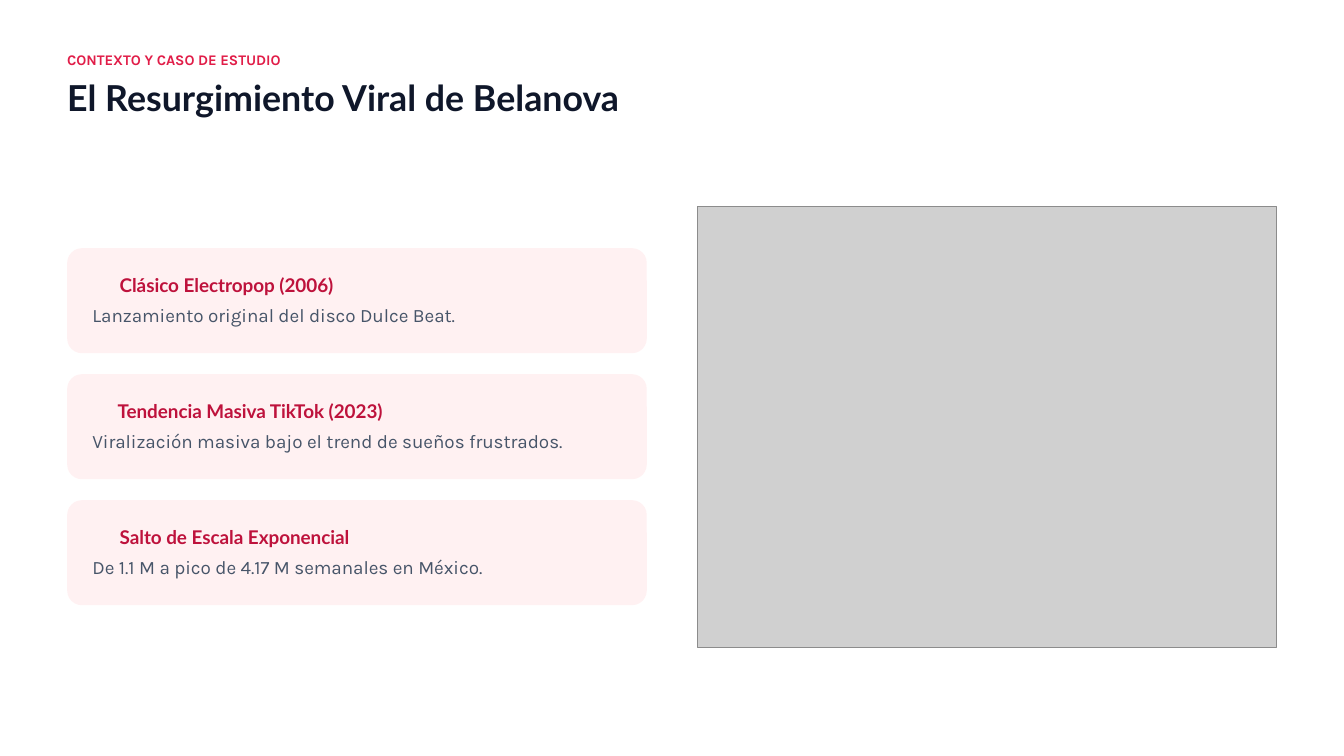
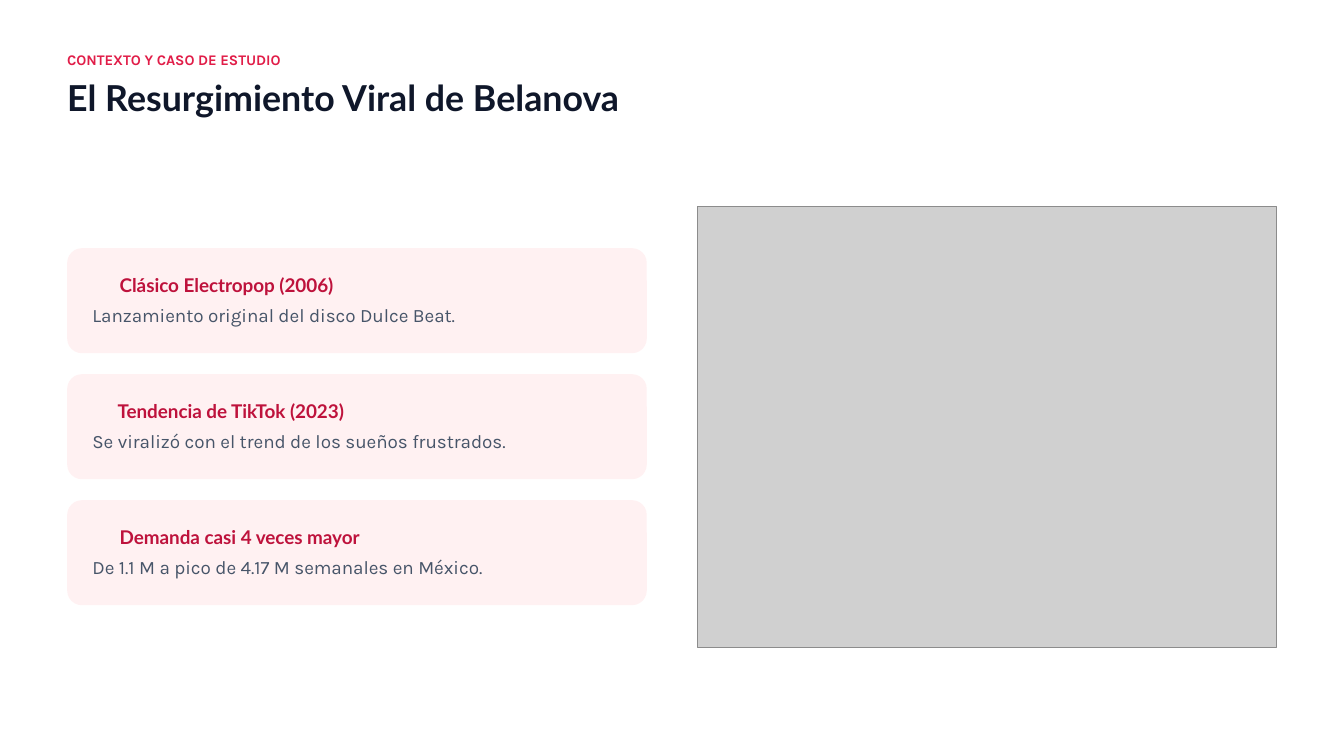
Before and after one commit to PedroGattiUCC/metodos-numericos-rosa-pastel, a slide deck: slide 2 of ENTREGABLES/Presentacion_Rosa_Pastel_Metodos_Numericos.pptx. Drawn at 1344x756 pixels with LibreOffice and Linux fonts; fonts in the diff are those of the drawing; grey boxes stand for pictures; background and template pictures are left out. Boxes give left, top, right and bottom in pixels: in the first picture for what was removed or moved away, otherwise in the second. Text is boxed around its words. In the diff, an @@ line names an element or a change of style, - is before the commit and + after.

```diff
--- a/ENTREGABLES/Presentacion_Rosa_Pastel_Metodos_Numericos.pptx
+++ b/ENTREGABLES/Presentacion_Rosa_Pastel_Metodos_Numericos.pptx
@@ text at (x1=118, y1=403, x2=344, y2=421): text changed @@
-Tendencia Masiva TikTok (2023)
+Tendencia de TikTok (2023)
@@ text at (x1=92, y1=434, x2=505, y2=448): text changed @@
-Viralización masiva bajo el trend de sueños frustrados.
+Se viralizó con el trend de los sueños frustrados.
@@ text at (x1=120, y1=530, x2=359, y2=547): text changed @@
-Salto de Escala Exponencial
+Demanda casi 4 veces mayor
```
Also in this commit, not shown: 8 other slides changed, 8 other files.
